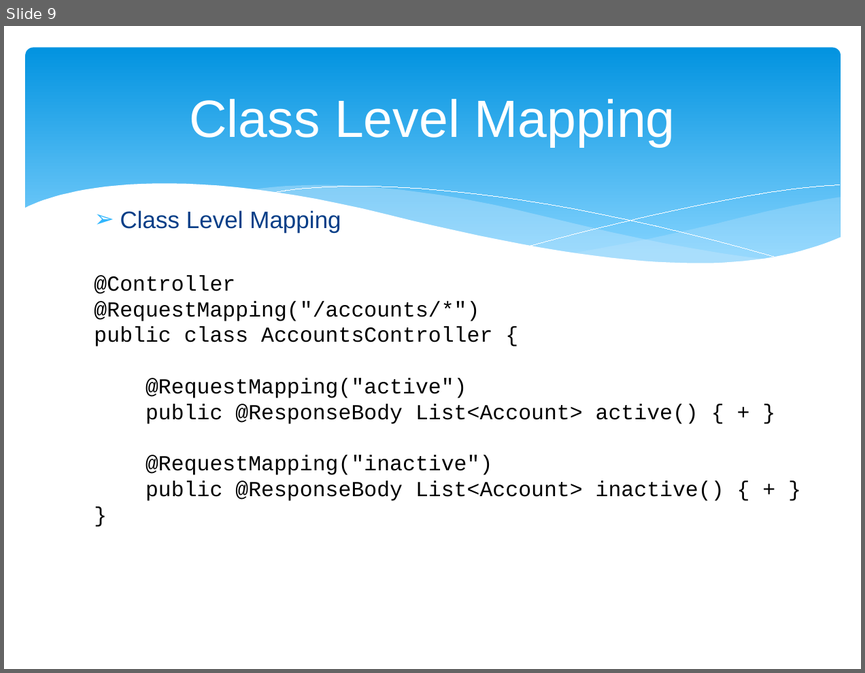
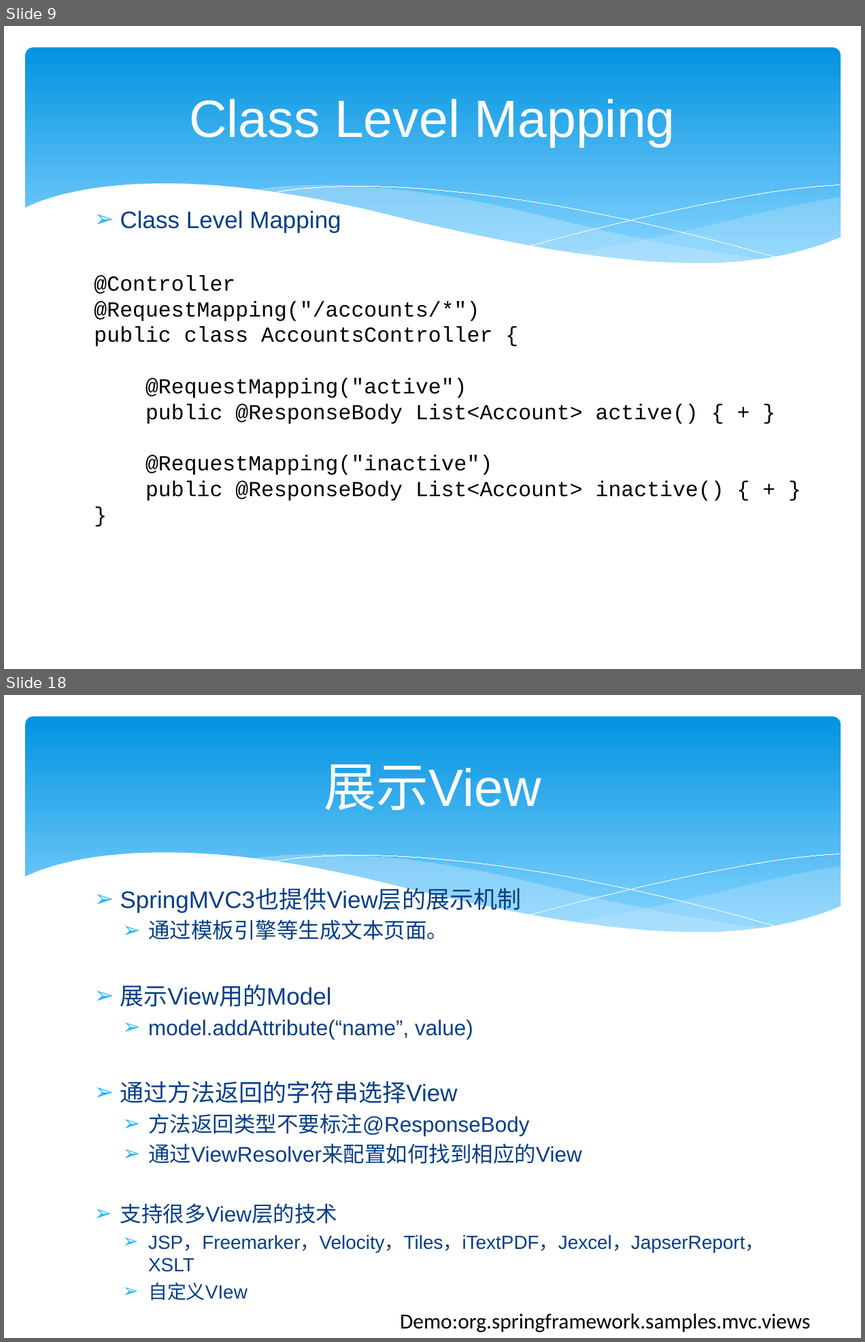
Before and after one commit to zjumty/spring-mvc-showcase, a slide deck: SpringMVC3.pptx. Shown one above the other, each under a label of ours: slide 9 before the commit, slides 9 and 18 after it; the slides between them are not shown. The pictures are 865x673 and 865x1342 pixels, drawn with LibreOffice and Linux fonts; fonts in the diff are those of the drawing. Boxes give left, top, right and bottom in pixels: in the first picture for what was removed or moved away, otherwise in the second. Text is boxed around its words. In the diff, an @@ line names an element or a change of style, - is before the commit and + after.

```diff
--- a/SpringMVC3.pptx
+++ b/SpringMVC3.pptx
@@ slide 18 added at [4, 695, 861, 1338], background #FFFFFF; not listed: 6 template elements that a slide beside it also shows @@
@@ title added at [324, 764, 541, 810], 44 pt, text #FFFFFF @@
+展示View
@@ text added at [120, 888, 764, 1272], 18 pt, text #073E87 @@
+➢ SpringMVC3也提供View层的展示机制
+  ➢ 通过模板引擎等生成文本页面。
+➢ 展示View用的Model
+  ➢ model.addAttribute(“name”, value)
+➢ 通过方法返回的字符串选择View
+  ➢ 方法返回类型不要标注@ResponseBody
+  ➢ 通过ViewResolver来配置如何找到相应的View
+➢ 支持很多View层的技术
+  ➢ JSP，Freemarker，Velocity，Tiles，iTextPDF，Jexcel，JapserReport，XSLT
+  ➢ 自定义VIew
@@ text added at [400, 1313, 810, 1332], 18 pt, text #000000 @@
+Demo:org.springframework.samples.mvc.views
```
Also in this commit, not shown: 11 slides changed, 2 other slides added.
